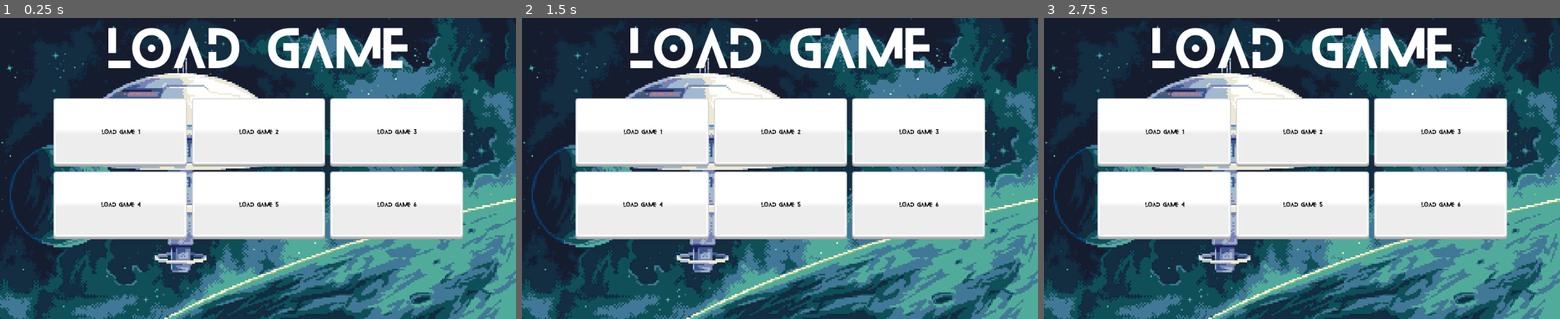
Above: before the commit, frames 1-3 (left to right).
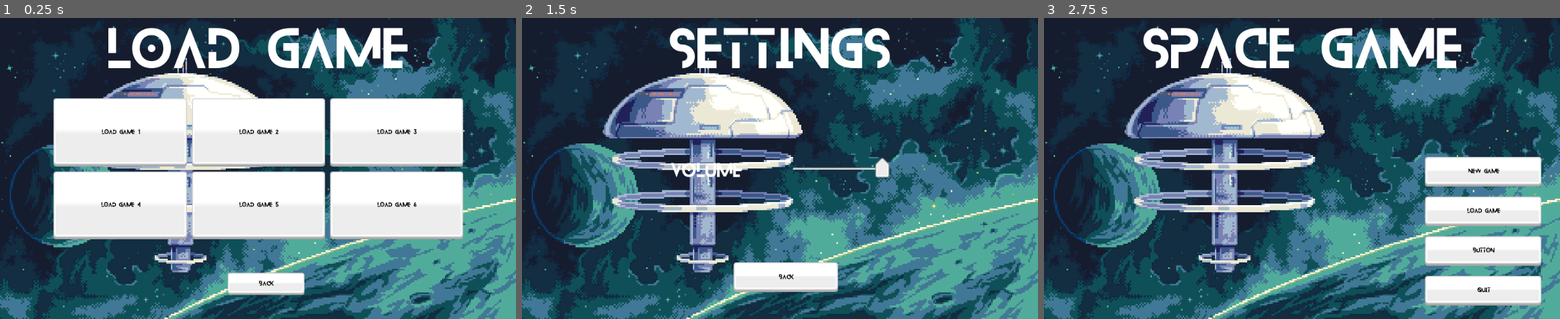
Above: after the commit, the same moments.

Repository: Manteater/H446_NEA
Game: Godot game, scene res://Source/UI/Menus/loadGamesMenu.tscn
Same seed, same stepped clock (60 frames per second), same inputs: the game is played once before the commit and once after it. This scene is started directly instead of the project's main scene. The engine's default icon, where the game draws it, is replaced by a stand-in: a white triangle on a blue panel in a dark square.
Inputs (mouse positions are in pixels of both pictures, inside the frame that each line leads up to):
- Up to frame 1 (0.25 s): no input
- Up to frame 2 (1.5 s): click (790, 282) at 0.5 s, where only the run after the commit has a clickable "Back"; click (960, 249) at 1.25 s, where only the run after the commit has a clickable "Button"
- Up to frame 3 (2.75 s): click (1307, 276) at 2 s, where only the run after the commit has a clickable "Back"

The runs differ from the first frame. In frame 1, 1.1% of the frame differs, in the area x 44-59%, y 84-93%; in frame 2, 40%; in frame 3, 42%, in the area x 10-97%, y 3-96%.

Commit message:
added upgraeds and menu stuff

Diff:
--- a/Assets/UI/fonts/Blanka.tres
+++ b/Assets/UI/fonts/Blanka.tres
@@ -4,4 +4,6 @@
 
 [resource]
 size = 11
+outline_color = Color( 0, 0, 0, 1 )
+use_mipmaps = true
 font_data = ExtResource( 1 )
--- /dev/null
+++ b/Assets/Upgrades/shopUprades/extraBullet.tres
@@ -0,0 +1,10 @@
+[gd_resource type="Resource" load_steps=2 format=2]
+
+[ext_resource path="res://Source/Tools/upgrade.gd" type="Script" id=1]
+
+[resource]
+script = ExtResource( 1 )
+upgradeName = "Extra Bullet"
+upgradeType = "bulletAmount"
+upgradeValue = 1
+upgradeCost = 0
--- a/Source/Prop stuff/Upgrades/Upgrade.gd
+++ /dev/null
@@ -1,6 +0,0 @@
-extends Node
-class_name Upgrade
-
-export var upgradeName = ""
-export var upgradeValue: int
-export var upgradeDescription = ""
--- /dev/null
+++ b/Source/Tools/upgrade.gd
@@ -0,0 +1,7 @@
+extends Resource
+class_name Upgrade
+
+export var upgradeName: String
+export var upgradeType: String
+export var upgradeValue: int
+export var upgradeCost: int
--- a/Source/UI/Menus/Main Menu.tscn
+++ b/Source/UI/Menus/Main Menu.tscn
@@ -1,9 +1,8 @@
-[gd_scene load_steps=8 format=2]
+[gd_scene load_steps=7 format=2]
 
 [ext_resource path="res://Assets/UI/UI themes/kenneyUI.tres" type="Theme" id=1]
 [ext_resource path="res://Assets/UI/fonts/Blanka.otf" type="DynamicFontData" id=2]
 [ext_resource path="res://Assets/UI/SpaceStationGenerator.png" type="Texture" id=3]
-[ext_resource path="res://Source/UI/Buttons/button.tscn" type="PackedScene" id=4]
 [ext_resource path="res://Source/UI/Buttons/exitButton.tscn" type="PackedScene" id=5]
 [ext_resource path="res://Source/UI/Buttons/changeSceneButton.tscn" type="PackedScene" id=6]
 
@@ -38,56 +37,59 @@
 anchor_top = 1.0
 anchor_right = 1.0
 anchor_bottom = 1.0
-margin_left = -278.0
-margin_top = -280.0
-margin_right = -71.0
-margin_bottom = -52.0
+margin_left = -268.0
+margin_top = -323.0
+margin_right = -37.0
+margin_bottom = -27.0
 size_flags_horizontal = 3
 size_flags_vertical = 3
 theme = ExtResource( 1 )
 custom_constants/separation = 20
 
 [node name="MarginContainer" type="MarginContainer" parent="VBoxContainer1"]
-margin_right = 207.0
-margin_bottom = 42.0
+margin_right = 231.0
+margin_bottom = 59.0
 size_flags_horizontal = 3
 size_flags_vertical = 3
 
 [node name="changeSceneButton" parent="VBoxContainer1/MarginContainer" instance=ExtResource( 6 )]
-margin_bottom = 42.0
+margin_right = 231.0
+margin_bottom = 59.0
 text = "New Game"
 next_scene_path = "res://Source/Levels/HUB.tscn"
 
 [node name="MarginContainer2" type="MarginContainer" parent="VBoxContainer1"]
-margin_top = 62.0
-margin_right = 207.0
-margin_bottom = 104.0
+margin_top = 79.0
+margin_right = 231.0
+margin_bottom = 138.0
 size_flags_horizontal = 3
 size_flags_vertical = 3
 
 [node name="loadGameButton" parent="VBoxContainer1/MarginContainer2" instance=ExtResource( 6 )]
-margin_bottom = 42.0
+margin_right = 231.0
+margin_bottom = 59.0
 text = "Load Game"
 next_scene_path = "res://Source/UI/Menus/loadGamesMenu.tscn"
 
 [node name="MarginContainer3" type="MarginContainer" parent="VBoxContainer1"]
-margin_top = 124.0
-margin_right = 207.0
-margin_bottom = 166.0
+margin_top = 158.0
+margin_right = 231.0
+margin_bottom = 217.0
 size_flags_horizontal = 3
 size_flags_vertical = 3
 
-[node name="SettingsButton" parent="VBoxContainer1/MarginContainer3" instance=ExtResource( 4 )]
-margin_bottom = 42.0
-text = "Settings"
+[node name="changeSceneButton" parent="VBoxContainer1/MarginContainer3" instance=ExtResource( 6 )]
+margin_right = 231.0
+margin_bottom = 59.0
+next_scene_path = "res://Source/UI/Menus/settingsMenu.tscn"
 
 [node name="MarginContainer4" type="MarginContainer" parent="VBoxContainer1"]
-margin_top = 186.0
-margin_right = 207.0
-margin_bottom = 228.0
+margin_top = 237.0
+margin_right = 231.0
+margin_bottom = 296.0
 size_flags_horizontal = 3
 size_flags_vertical = 3
 
 [node name="exitButton" parent="VBoxContainer1/MarginContainer4" instance=ExtResource( 5 )]
-margin_right = 207.0
-margin_bottom = 42.0
+margin_right = 231.0
+margin_bottom = 59.0
--- a/Source/UI/Menus/Shop.tscn
+++ b/Source/UI/Menus/Shop.tscn
@@ -4,7 +4,16 @@
 [ext_resource path="res://Source/UI/Title.tscn" type="PackedScene" id=2]
 [ext_resource path="res://Assets/UI/fonts/Blanka.otf" type="DynamicFontData" id=3]
 [ext_resource path="res://Source/UI/Buttons/button.tscn" type="PackedScene" id=4]
-[ext_resource path="res://Source/UI/Menus/Shop.gd" type="Script" id=5]
+
+[sub_resource type="GDScript" id=3]
+script/source = "extends Control
+
+
+
+
+func _on_button_pressed():
+	visible = false
+"
 
 [sub_resource type="DynamicFont" id=1]
 size = 50
@@ -17,7 +26,7 @@
 [node name="Shop" type="Control"]
 margin_right = 1024.0
 margin_bottom = 600.0
-script = ExtResource( 5 )
+script = SubResource( 3 )
 
 [node name="Title" parent="." instance=ExtResource( 2 )]
 margin_left = -130.5
--- a/Source/UI/Menus/loadGamesMenu.tscn
+++ b/Source/UI/Menus/loadGamesMenu.tscn
@@ -1,8 +1,9 @@
-[gd_scene load_steps=4 format=2]
+[gd_scene load_steps=5 format=2]
 
 [ext_resource path="res://Assets/UI/SpaceStationGenerator.png" type="Texture" id=1]
 [ext_resource path="res://Source/UI/Buttons/loadSaveGameButton.tscn" type="PackedScene" id=2]
 [ext_resource path="res://Source/UI/Title.tscn" type="PackedScene" id=3]
+[ext_resource path="res://Source/UI/Buttons/changeSceneButton.tscn" type="PackedScene" id=4]
 
 [node name="loadGames" type="Control"]
 anchor_right = 1.0
@@ -107,3 +108,11 @@
 margin_bottom = 135.0
 text = "LoaD Game 6"
 saveGamePath = "user://save6.tres"
+
+[node name="changeSceneButton" parent="." instance=ExtResource( 4 )]
+margin_left = 452.0
+margin_top = 508.0
+margin_right = 604.0
+margin_bottom = 552.0
+text = "Back"
+next_scene_path = "res://Source/UI/Menus/Main Menu.tscn"
--- /dev/null
+++ b/Source/UI/Menus/settingsMenu.gd
@@ -0,0 +1,6 @@
+extends Control
+
+
+
+func _on_HSlider_value_changed(value):
+	AudioServer.set_bus_volume_db(AudioServer.get_bus_index("Master"),value)
--- /dev/null
+++ b/Source/UI/Menus/settingsMenu.tscn
@@ -0,0 +1,65 @@
+[gd_scene load_steps=8 format=2]
+
+[ext_resource path="res://Assets/UI/UI themes/kenneyUI.tres" type="Theme" id=1]
+[ext_resource path="res://Assets/UI/SpaceStationGenerator.png" type="Texture" id=2]
+[ext_resource path="res://Assets/UI/fonts/Blanka.otf" type="DynamicFontData" id=3]
+[ext_resource path="res://Source/UI/Title.tscn" type="PackedScene" id=4]
+[ext_resource path="res://Source/UI/Menus/settingsMenu.gd" type="Script" id=5]
+[ext_resource path="res://Source/UI/Buttons/changeSceneButton.tscn" type="PackedScene" id=6]
+
+[sub_resource type="DynamicFont" id=1]
+size = 35
+outline_color = Color( 0, 0, 0, 1 )
+use_mipmaps = true
+font_data = ExtResource( 3 )
+
+[node name="Settings" type="Control"]
+anchor_right = 1.0
+anchor_bottom = 1.0
+script = ExtResource( 5 )
+
+[node name="TextureRect" type="TextureRect" parent="."]
+anchor_right = 1.0
+anchor_bottom = 1.0
+texture = ExtResource( 2 )
+expand = true
+
+[node name="HBoxContainer" type="HBoxContainer" parent="."]
+anchor_left = 0.5
+anchor_top = 0.5
+anchor_right = 0.5
+anchor_bottom = 0.5
+margin_left = -217.0
+margin_top = -21.0
+margin_right = 217.0
+margin_bottom = 21.0
+custom_constants/separation = 100
+
+[node name="Label" type="Label" parent="HBoxContainer"]
+margin_top = 3.0
+margin_right = 142.0
+margin_bottom = 38.0
+custom_fonts/font = SubResource( 1 )
+text = "Volume"
+
+[node name="HSlider" type="HSlider" parent="HBoxContainer"]
+margin_left = 242.0
+margin_right = 434.0
+margin_bottom = 42.0
+theme = ExtResource( 1 )
+min_value = -80.0
+max_value = 0.0
+
+[node name="Title" parent="." instance=ExtResource( 4 )]
+margin_bottom = 136.0
+text = "Settings"
+
+[node name="changeSceneButton" parent="." instance=ExtResource( 6 )]
+margin_left = 420.0
+margin_top = 487.0
+margin_right = 627.0
+margin_bottom = 546.251
+text = "Back"
+next_scene_path = "res://Source/UI/Menus/Main Menu.tscn"
+
+[connection signal="value_changed" from="HBoxContainer/HSlider" to="." method="_on_HSlider_value_changed"]
--- a/Source/UI/shopPanel.gd
+++ b/Source/UI/shopPanel.gd
@@ -5,15 +5,36 @@
 export var upgradeValue: int
 export var upgradeDescription = ""
 var upgrade: Upgrade
+var upgrades = []
 
 func _ready():
 	$cost.text = "Cost: " + str(cost)
 	$name.text= upgradeName
 	$description.text = upgradeDescription
+	upgrades = loadUpgrades()
+	upgrade = getUpgrade()
 
 func _on_button_pressed():
-	if Global.characterSave.money>= cost:
+	if Global.characterSave.money>= upgrade.upgradeCost:
 		Global.characterSave.money -= cost
 		$button.disabled = true
-		match upgradeName:
-			"extra Bullets": Global.characterSave.bulletAmount+= upgradeValue
+		match upgrade.upgradeType:
+			"bulletAmount": Global.characterSave.bulletAmount+= upgrade.upgradeValue
+
+func loadUpgrades():#fetches all tres files in a folder
+	var result = []#array to store the upgrades
+	var path = "res://Assets/Upgrades/shopUprades/"
+	var dir = Directory.new()#creates a new directory
+	if dir.open(path) == OK:#checks if the file directory exists
+		dir.list_dir_begin()
+		var fileName = dir.get_next()#goes to the next file in the directory
+		while fileName != "":#if the file has a name
+			if "import" in fileName:#skip the file if it is an import file
+				continue
+			if ".tres" in fileName: result.append(path+fileName)#if it is a resource file then it is appened to the array
+			fileName = dir.get_next()
+	return result
+
+func getUpgrade():
+	randomize()
+	var upgrade = upgrades[rand_range(0,upgrades.size())]
--- a/Source/UI/shopPanel.tscn
+++ b/Source/UI/shopPanel.tscn
@@ -19,10 +19,6 @@
 size_flags_horizontal = 3
 size_flags_vertical = 3
 script = ExtResource( 1 )
-cost = null
-upgradeName = null
-upgradeValue = null
-upgradeDescription = null
 
 [node name="name" type="Label" parent="."]
 anchor_left = 0.5
--- a/project.godot
+++ b/project.godot
@@ -34,10 +34,10 @@
 "language": "GDScript",
 "path": "res://Source/UI/Buttons/skillButton.gd"
 }, {
-"base": "Node",
+"base": "Resource",
 "class": "Upgrade",
 "language": "GDScript",
-"path": "res://Source/Prop stuff/Upgrades/Upgrade.gd"
+"path": "res://Source/Tools/upgrade.gd"
 }, {
 "base": "Area2D",
 "class": "interact",
